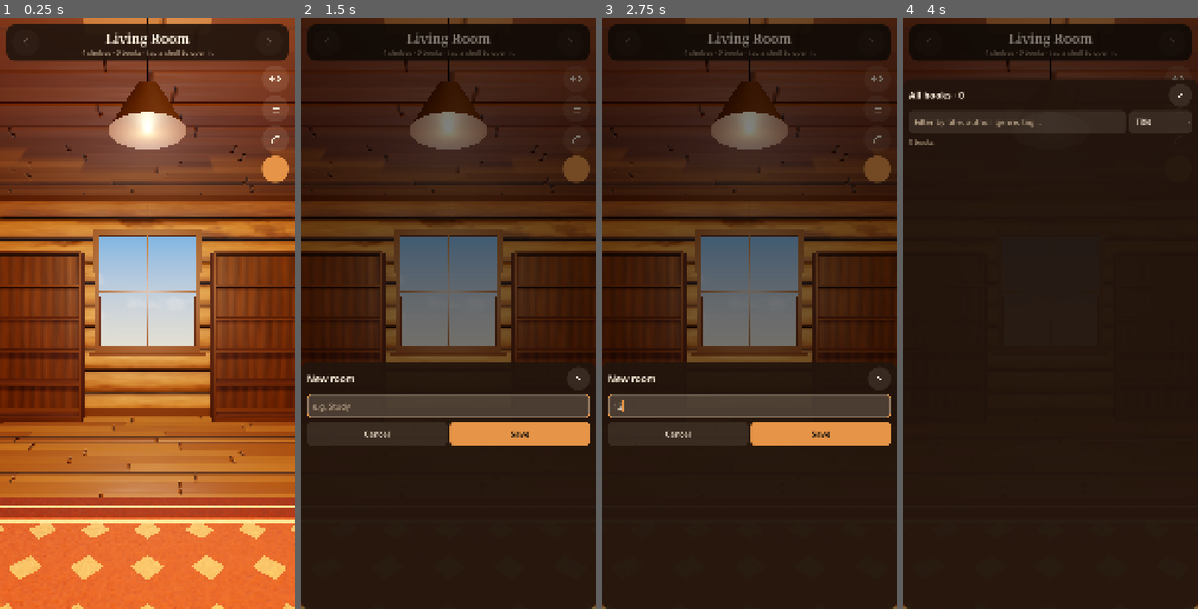
Above: before the commit, frames 1-4 (left to right).
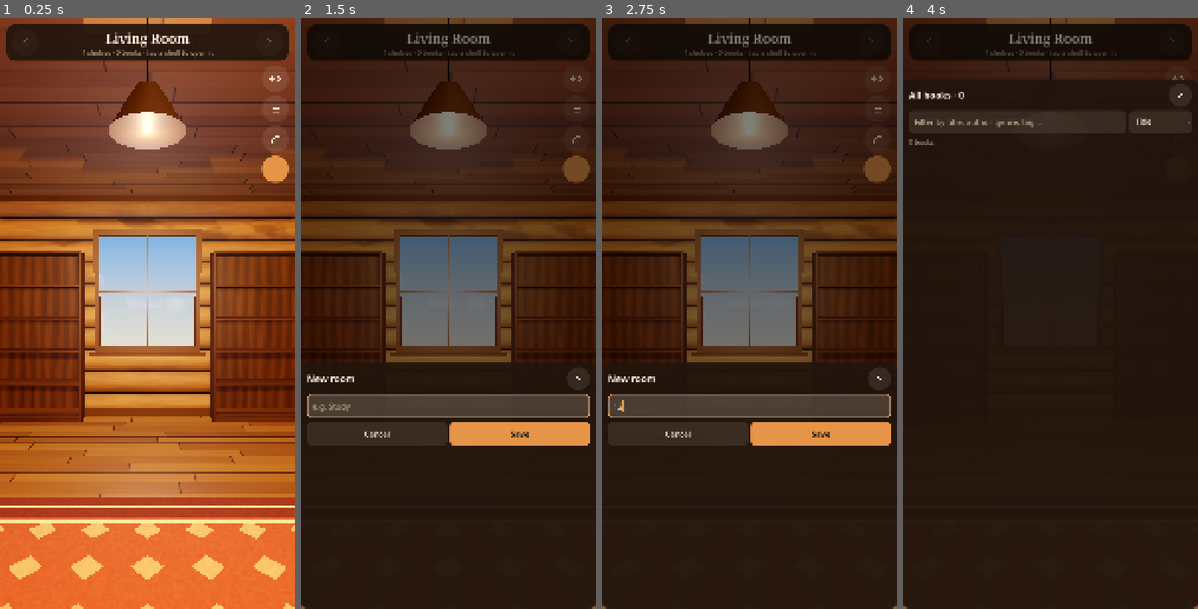
Above: after the commit, the same moments.

Repository: TheGoobsy/shelfcontrol
Game: Godot game, scene res://scenes/main.tscn
The game is run twice, just before and just after one commit, with the same random seed, the same clock (stepped at 60 frames per second) and the same inputs.
Inputs (mouse positions are in pixels of both pictures, inside the frame that each line leads up to):
- Up to frame 1 (0.25 s): no input
- Up to frame 2 (1.5 s): click (448, 41) at 0.52 s; click "+ New room" at 1.25 s
- Up to frame 3 (2.75 s): click (749, 408) at 2.02 s; type "12" at 2.1 s
- Up to frame 4 (4 s): click (1177, 77) at 2.77 s; click (1177, 106) at 3.52 s

The runs differ from the first frame. In frame 1, 3.4% of the frame differs, in the area x 0-100%, y 0-82%; in frame 2, 0.4%; in frame 3, 0.4%; in frame 4, less than 0.1%.

Commit message:
Remove bump normals and roughness variation from surface shaders
The derivative-based bump mapping and per-pixel roughness looked wrong on
the phone (plating and shimmer), so surfaces are colour-only again with a
constant roughness per material. Drops the bump_normal helper.

Co-Authored-By: Claude Fable 5.1 <noreply@anthropic.com>

Diff:
--- a/shaders/brick.gdshader
+++ b/shaders/brick.gdshader
@@ -8,7 +8,6 @@
 uniform float brick_h = 0.075;
 uniform float mortar_w = 0.012;
 uniform float jitter = 0.0;
-uniform float bump = 0.045;
 
 varying highp vec3 wpos;
 varying vec3 wnrm;
@@ -35,8 +34,6 @@
 	float is_mortar = clamp(mortar_x + mortar_y, 0.0, 1.0);
 	vec3 col = mix(bcol, mortar, is_mortar);
 	float surface = fbm(uv * 12.0 + id) * 0.4;
-	float h = -is_mortar * 1.0 + surface * (1.0 - is_mortar);
-	NORMAL = bump_normal(NORMAL, VERTEX, h, bump);
 	ALBEDO = col * (0.94 + surface * 0.15 + fbm(uv * 30.0) * 0.08);
-	ROUGHNESS = mix(0.84 + surface * 0.12, 0.97, is_mortar);
+	ROUGHNESS = 0.9;
 }
--- a/shaders/logs.gdshader
+++ b/shaders/logs.gdshader
@@ -4,7 +4,6 @@
 uniform vec3 color_a : source_color = vec3(0.58, 0.38, 0.21);
 uniform vec3 color_b : source_color = vec3(0.38, 0.23, 0.12);
 uniform float log_height = 0.3;
-uniform float bump = 0.035;
 
 varying highp vec3 wpos;
 varying vec3 wnrm;
@@ -27,11 +26,8 @@
 	base *= mix(0.3, 1.0, seam);
 	vec3 up_v = normalize((VIEW_MATRIX * vec4(0.0, 1.0, 0.0, 0.0)).xyz);
 	NORMAL = normalize(NORMAL + up_v * c * 0.9);
-	// bark-like grain ridges and knots, deep seams between logs
 	float knots = smoothstep(0.62, 0.7, fbm(vec2(uv.x * 0.8 + row * 3.0, uv.y * 2.0)));
-	float h = grain * 0.4 - (1.0 - seam) * 1.2 - knots * 0.4;
-	NORMAL = bump_normal(NORMAL, VERTEX, h, bump);
 	base = mix(base, base * 0.7, knots);
 	ALBEDO = base;
-	ROUGHNESS = 0.78 + grain * 0.2 - knots * 0.1;
+	ROUGHNESS = 0.85;
 }
--- a/shaders/planks.gdshader
+++ b/shaders/planks.gdshader
@@ -7,7 +7,6 @@
 uniform float plank_length = 1.6;
 uniform float roughness_val : hint_range(0.0, 1.0) = 0.6;
 uniform float uv_scale = 1.0;
-uniform float bump = 0.035;
 
 varying highp vec3 wpos;
 varying vec3 wnrm;
@@ -29,9 +28,6 @@
 	float sx = abs(fract((uv.x + off) / plank_length) - 0.5) * 2.0;
 	float seam = clamp(smoothstep(0.93, 1.0, sy) + smoothstep(0.985, 1.0, sx), 0.0, 1.0);
 	base *= 1.0 - 0.55 * seam;
-	// height: grooves between planks plus fine grain ridges
-	float h = -seam * 1.0 + grain * 0.2;
-	NORMAL = bump_normal(NORMAL, VERTEX, h, bump);
 	ALBEDO = base;
-	ROUGHNESS = clamp(roughness_val + 0.25 * grain - 0.12 + seam * 0.3, 0.0, 1.0);
+	ROUGHNESS = roughness_val;
 }
--- a/shaders/plaster.gdshader
+++ b/shaders/plaster.gdshader
@@ -5,7 +5,6 @@
 uniform float noise_amount = 0.06;
 uniform float noise_scale = 4.0;
 uniform float roughness_val : hint_range(0.0, 1.0) = 0.9;
-uniform float bump = 0.012;
 
 varying highp vec3 wpos;
 varying vec3 wnrm;
@@ -18,9 +17,6 @@
 void fragment() {
 	highp vec2 uv = world_uv(wpos, wnrm);
 	float n = fbm(uv * noise_scale);
-	float fine = fbm(uv * 12.0);
-	float h = n * 0.6 + fine * 0.4;
-	NORMAL = bump_normal(NORMAL, VERTEX, h, bump);
 	ALBEDO = color * (1.0 - noise_amount + noise_amount * 2.0 * n);
-	ROUGHNESS = clamp(roughness_val + (fine - 0.5) * 0.2, 0.0, 1.0);
+	ROUGHNESS = roughness_val;
 }
--- a/shaders/rug.gdshader
+++ b/shaders/rug.gdshader
@@ -32,7 +32,6 @@
 	}
 	float weave = fbm(p * 60.0);
 	col *= 0.88 + 0.24 * weave;
-	NORMAL = bump_normal(NORMAL, VERTEX, weave + in_border * 0.5, 0.012);
 	ALBEDO = col;
 	ROUGHNESS = 1.0;
 }
--- a/shaders/wallpaper.gdshader
+++ b/shaders/wallpaper.gdshader
@@ -21,17 +21,14 @@
 	float n = fbm(uv * 6.0);
 	vec3 col = mix(color_a, color_b, s) * (0.94 + 0.12 * n);
 	float rough = 0.85;
-	float h = n * 0.15;
 	if (wainscot_height > 0.0 && wpos.y < wainscot_height) {
 		float g = fbm(vec2(uv.x * 1.5, uv.y * 30.0));
 		col = wainscot_color * (0.85 + 0.3 * g);
 		float rail = step(abs(wpos.y - wainscot_height + 0.04), 0.02);
 		float panel = step(0.47, abs(fract(uv.x / 0.6) - 0.5));
 		col = mix(col, wainscot_color * 0.6, max(rail, panel * 0.6));
-		rough = 0.45 + g * 0.15;
-		h = g * 0.4 + rail * 1.5 - panel * 0.8;
+		rough = 0.5;
 	}
-	NORMAL = bump_normal(NORMAL, VERTEX, h, 0.03);
 	ALBEDO = col;
 	ROUGHNESS = rough;
 }
--- a/shaders/wood.gdshader
+++ b/shaders/wood.gdshader
@@ -8,7 +8,6 @@
 uniform vec3 color_b : source_color = vec3(0.36, 0.21, 0.10);
 uniform float grain_scale = 1.0;
 uniform float roughness_val : hint_range(0.0, 1.0) = 0.55;
-uniform float bump = 0.004;
 instance uniform vec3 box_size = vec3(1.0, 1.0, 1.0);
 
 varying highp vec3 lpos;
@@ -40,16 +39,12 @@
 	float nb = dot(lnrm, B);
 	float nl = dot(lnrm, L);
 	vec3 base;
-	float h = 0.0;
-	float rough = roughness_val;
 	if (abs(nl) > 0.7) {
 		// end grain: concentric rings around an off-centre pith
 		highp vec2 c = vec2(a, b) - vec2(ha * 0.3, -hb * 0.2);
 		highp float rr = length(c) * 60.0 + fbm3(c * 12.0 + seed) * 3.0;
 		float rings = sin(rr) * 0.5 + 0.5;
 		base = mix(color_a, color_b, rings * 0.5 + 0.35) * 0.92;
-		h = rings * 0.2;
-		rough = roughness_val + 0.25;
 	} else {
 		// perimeter coordinate v, continuous across three of the four edges
 		highp float v;
@@ -67,11 +62,7 @@
 		float rings = sin(uv.y * 42.0 + g * 4.0 + uv.x * 0.6) * 0.5 + 0.5;
 		float streak = fbm3(vec2(uv.x * 4.0, uv.y * 20.0)) * 0.22;
 		base = mix(color_a, color_b, rings * 0.42 + g * 0.45 + streak);
-		// dark late-wood rings sit slightly proud and are a touch rougher
-		h = rings * 0.5;
-		rough = roughness_val + (rings - 0.5) * 0.12 + streak * 0.2;
 	}
-	NORMAL = bump_normal(NORMAL, VERTEX, h, bump);
 	ALBEDO = base;
-	ROUGHNESS = clamp(rough, 0.05, 1.0);
+	ROUGHNESS = roughness_val;
 }
Not shown, changed: shaders/noise.gdshaderinc
Not shown, changed: README.md
